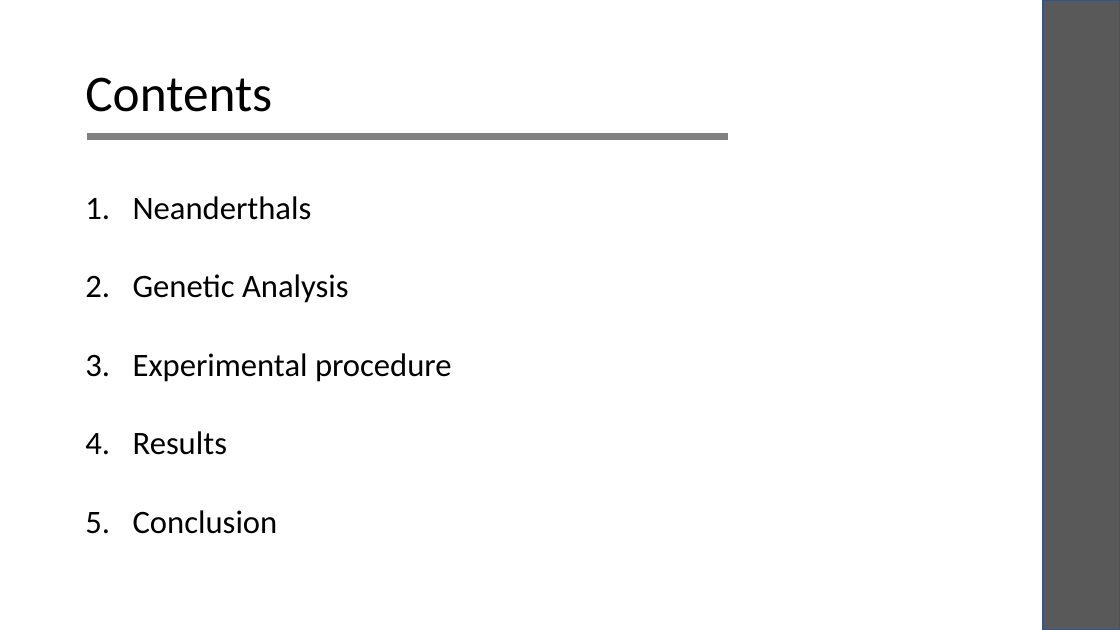
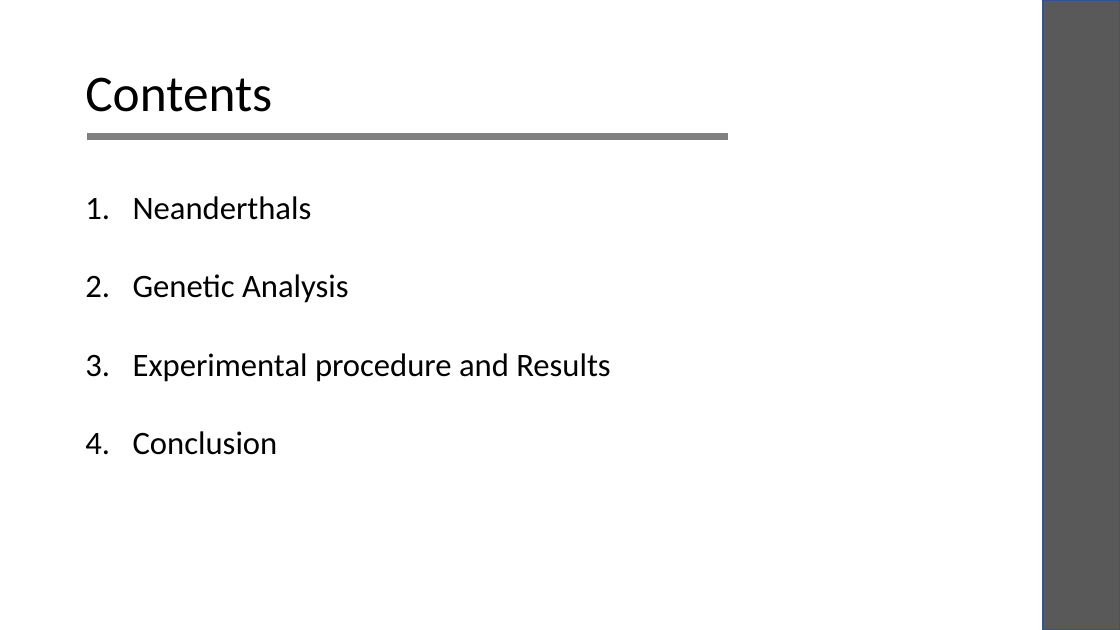
Before and after one commit to laksannathan/Biopython, a slide deck: slide 2 of humans_demo/Humans.pptx. Drawn at 1120x630 pixels with LibreOffice and Linux fonts; fonts in the diff are those of the drawing. Boxes give left, top, right and bottom in pixels: in the first picture for what was removed or moved away, otherwise in the second. Text is boxed around its words. In the diff, an @@ line names an element or a change of style, - is before the commit and + after.

```diff
--- a/humans_demo/Humans.pptx
+++ b/humans_demo/Humans.pptx
@@ text at box(133, 353, 610, 382): text changed @@
-3. Experimental procedure
-4. Results
+3. Experimental procedure and Results
```
Also in this commit, not shown: 1 other slide changed, 4 slides added, 1 other file.
